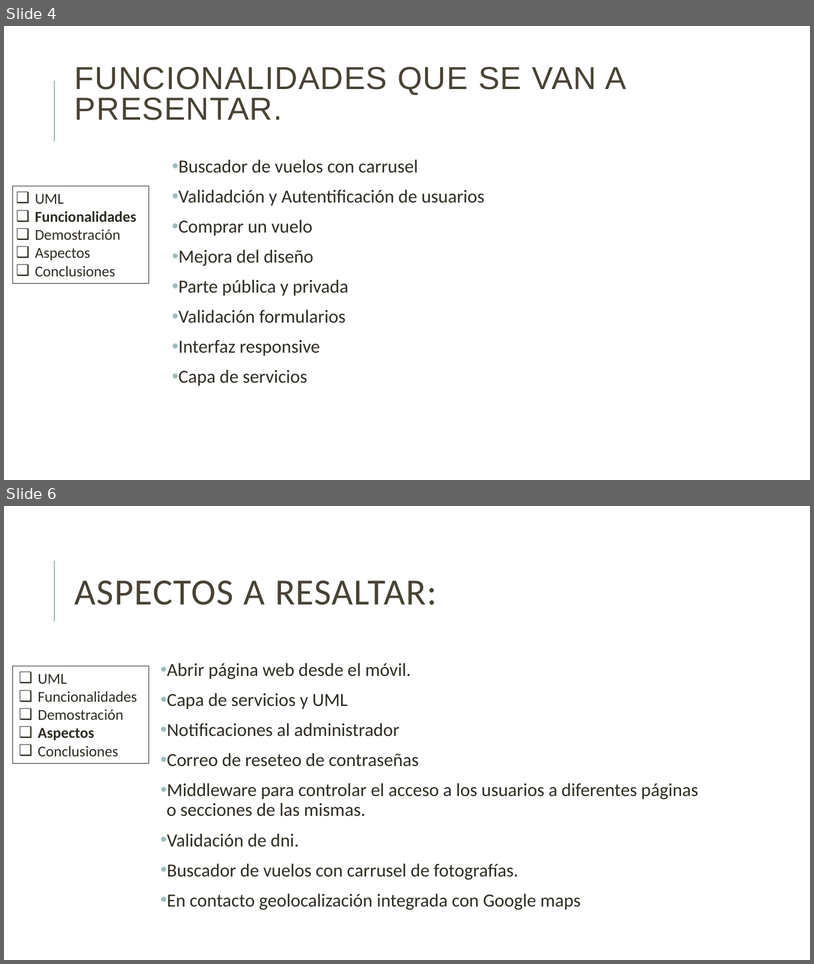
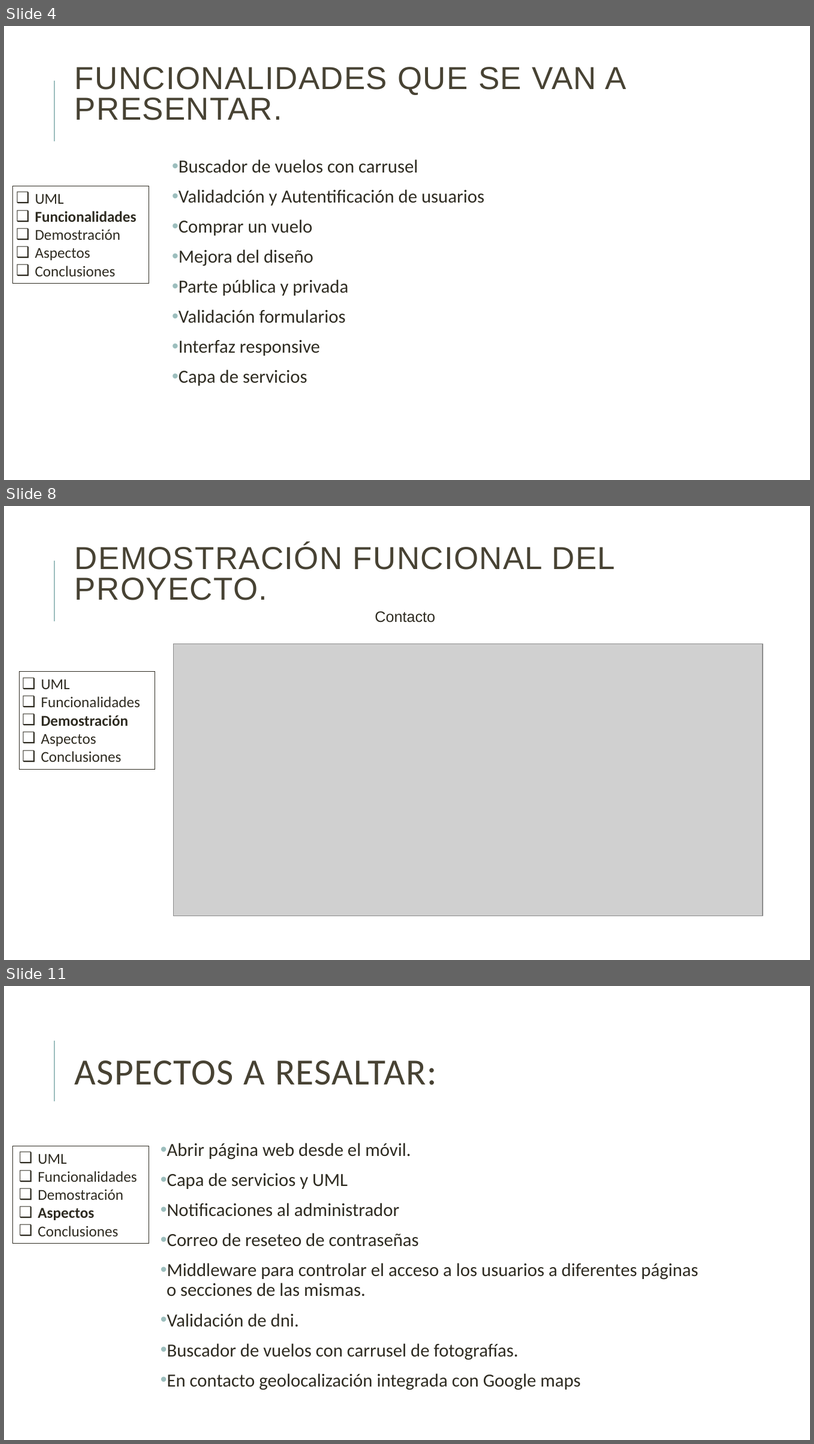
Before and after one commit to danielallhoff/M17-G4-AirDSS, a slide deck: AIRDSS.pptx. Shown one above the other, each under a label of ours: slides 4 and 6 before the commit, slides 4, 8 and 11 after it; the slides between them are not shown. The pictures are 814x964 and 814x1444 pixels, drawn with LibreOffice and Linux fonts; fonts in the diff are those of the drawing; grey boxes stand for pictures. Boxes give left, top, right and bottom in pixels: in the first picture for what was removed or moved away, otherwise in the second. Text is boxed around its words. In the diff, an @@ line names an element or a change of style, - is before the commit and + after.

```diff
--- a/AIRDSS.pptx
+++ b/AIRDSS.pptx
@@ slide 8 added at (4,506,810,960), background #FFFFFF; not listed: 1 template element that a slide beside it also shows @@
@@ title added at (75,543,616,600), 37.8 pt, text #474233 @@
+DEMOSTRACIÓN FUNCIONAL DEL PROYECTO.
@@ text added at (375,611,435,622), 18 pt, text #2E2B21 @@
+Contacto
@@ picture added at (173,644,763,916) @@
@@ rectangle added at (19,671,155,769), outline #2E2B21 0.75 pt, 18 pt, text #2E2B21 @@
+❑ UML
+❑ Funcionalidades
+❑ Demostración
+❑ Aspectos
+❑ Conclusiones
@@ what was slide 6 is now slide 11 @@
```
Also in this commit, not shown: 2 slides changed, 4 other slides added.
